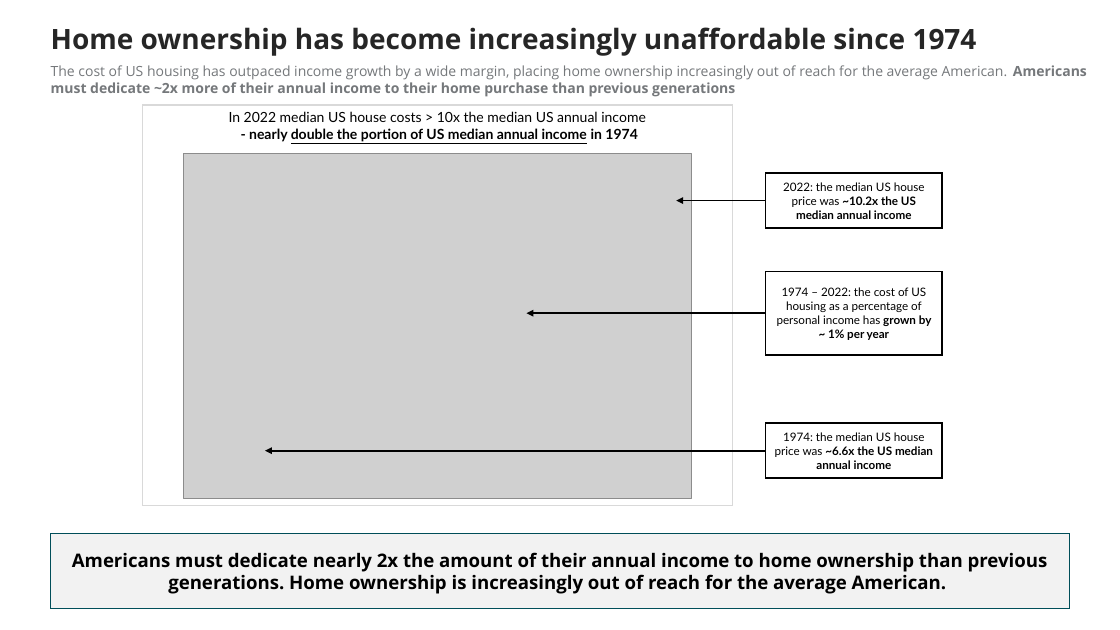
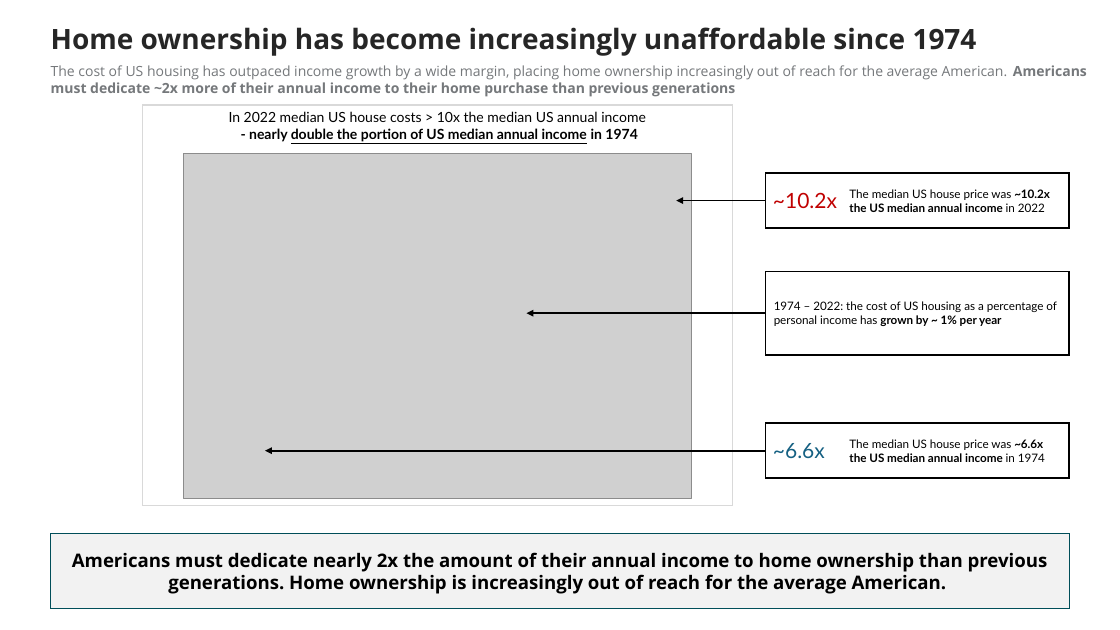
Before and after one commit to daviddj8/US-Housing-Affordability-Analysis, a slide deck: slide 4 of US Housing Affordability.pptx. Drawn at 1120x630 pixels with LibreOffice and Linux fonts; fonts in the diff are those of the drawing; grey boxes stand for pictures. Boxes give left, top, right and bottom in pixels: in the first picture for what was removed or moved away, otherwise in the second. Text is boxed around its words. In the diff, an @@ line names an element or a change of style, - is before the commit and + after.

Commit message:
made slight modifications to the file

```diff
--- a/US Housing Affordability.pptx
+++ b/US Housing Affordability.pptx
@@ rectangle "The median US house price ...": place and size @@
-rectangle "The median US house price ..." at <box>765,173,942,229</box>
+rectangle "The median US house price ..." at <box>765,173,1070,229</box>
@@ text added at <box>773,192,837,208</box>, 18 pt, text #C00000 @@
+~10.2x
@@ text in rectangle at <box>849,189,1050,212</box>: text changed @@
-2022: the median US house price was ~10.2x the US median annual income
+The median US house price was ~10.2x the US median annual income in 2022
@@ rectangle "1974 – 2022: the cost ...": place and size @@
-rectangle "1974 – 2022: the cost ..." at <box>765,271,942,355</box>
+rectangle "1974 – 2022: the cost ..." at <box>765,271,1070,355</box>
@@ rectangle "1974 – 2022: the cost ..." at <box>765,271,1070,355</box>: alignment centre to left @@
@@ rectangle "The median US house price ...": place and size @@
-rectangle "The median US house price ..." at <box>765,423,942,479</box>
+rectangle "The median US house price ..." at <box>765,423,1070,479</box>
@@ text added at <box>773,443,825,458</box>, 18 pt, text #156082 @@
+~6.6x
@@ text in rectangle at <box>849,439,1045,462</box>: text changed @@
-1974: the median US house price was ~6.6x the US median annual income
+The median US house price was ~6.6x the US median annual income in 1974
```
